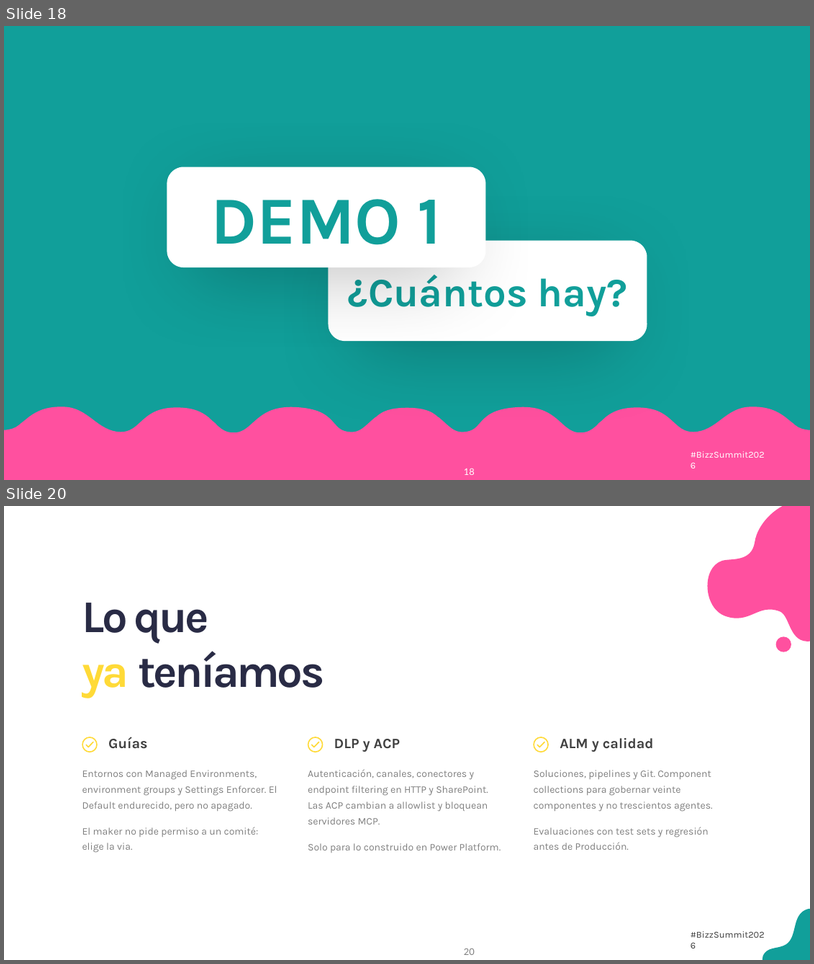
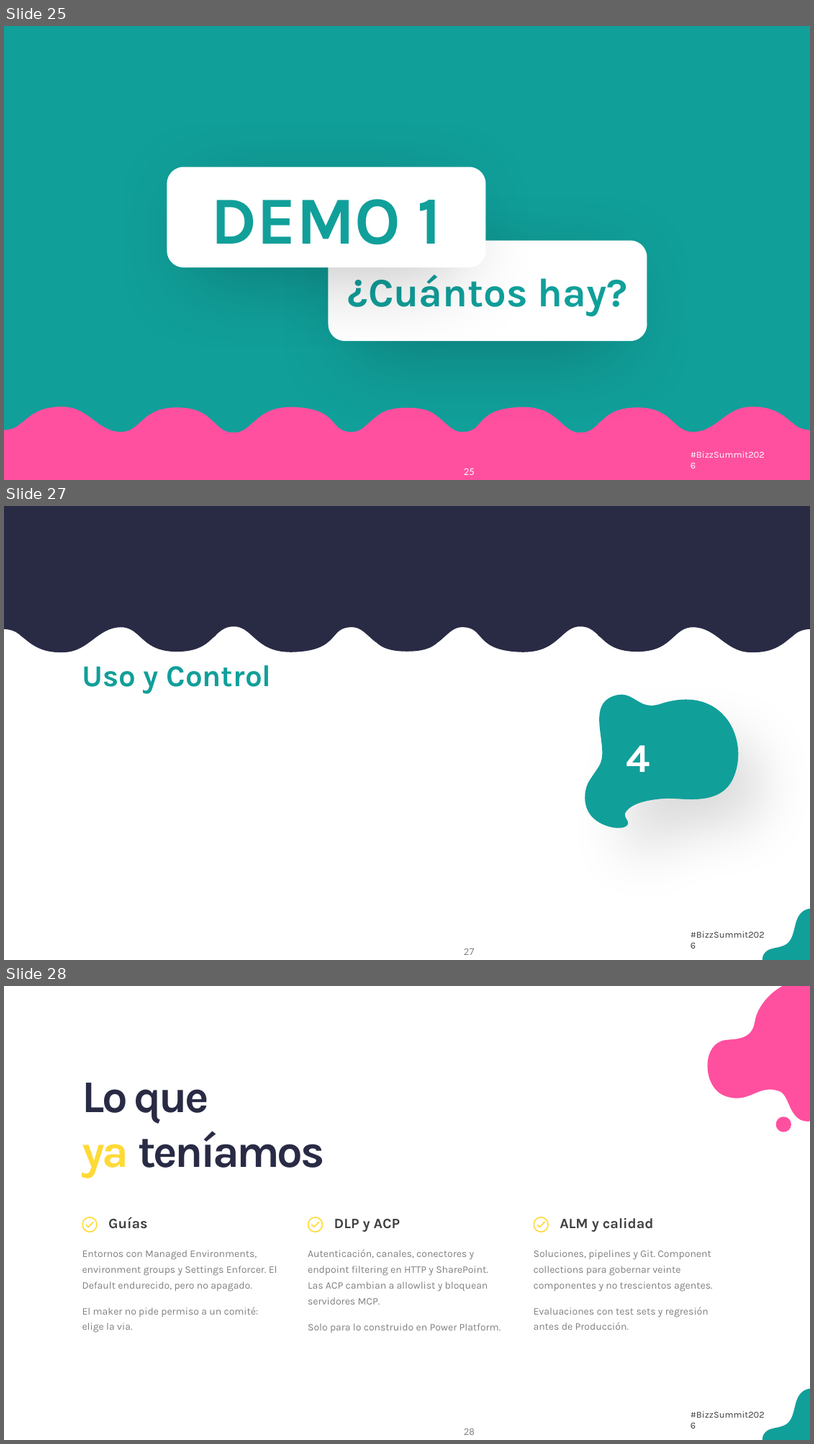
Before and after one commit to antoniosql/materiales-sesiones, a slide deck: BizzSummit/2026/01_trabajo/BizzSummit2026_De_la_jungla_al_control_plane.pptx. Shown one above the other, each under a label of ours: slides 18 and 20 before the commit, slides 25, 27 and 28 after it; the slides between them are not shown. The pictures are 814x964 and 814x1444 pixels, drawn with LibreOffice and Linux fonts; fonts in the diff are those of the drawing; background and template pictures are left out. Boxes give left, top, right and bottom in pixels: in the first picture for what was removed or moved away, otherwise in the second. Text is boxed around its words. In the diff, an @@ line names an element or a change of style, - is before the commit and + after.

```diff
--- a/BizzSummit/2026/01_trabajo/BizzSummit2026_De_la_jungla_al_control_plane.pptx
+++ b/BizzSummit/2026/01_trabajo/BizzSummit2026_De_la_jungla_al_control_plane.pptx
@@ slide 27 added at <box>4,506,810,960</box>, background #FFFFFF; not listed: 3 template elements that a slide beside it also shows @@
@@ freeform shape added at <box>4,506,810,652</box>, fill #292B45 @@
@@ text added at <box>82,665,271,694</box>, 36 pt, text #119F9A, bold @@
+Uso y Control
@@ freeform shape added at <box>585,695,738,827</box>, fill #119F9A @@
@@ text added at <box>626,745,650,772</box>, 48 pt, text #FFFFFF, bold @@
+4
@@ what was slide 18 is now slide 25 @@
@@ page number at <box>464,467,475,475</box>: text changed @@
-18
+25
@@ what was slide 20 is now slide 28 @@
@@ page number at <box>464,1428,475,1435</box>: text changed @@
-20
+28
```
Also in this commit, not shown: 11 slides changed, 8 other slides added, 1 slide removed, 25 other files.
